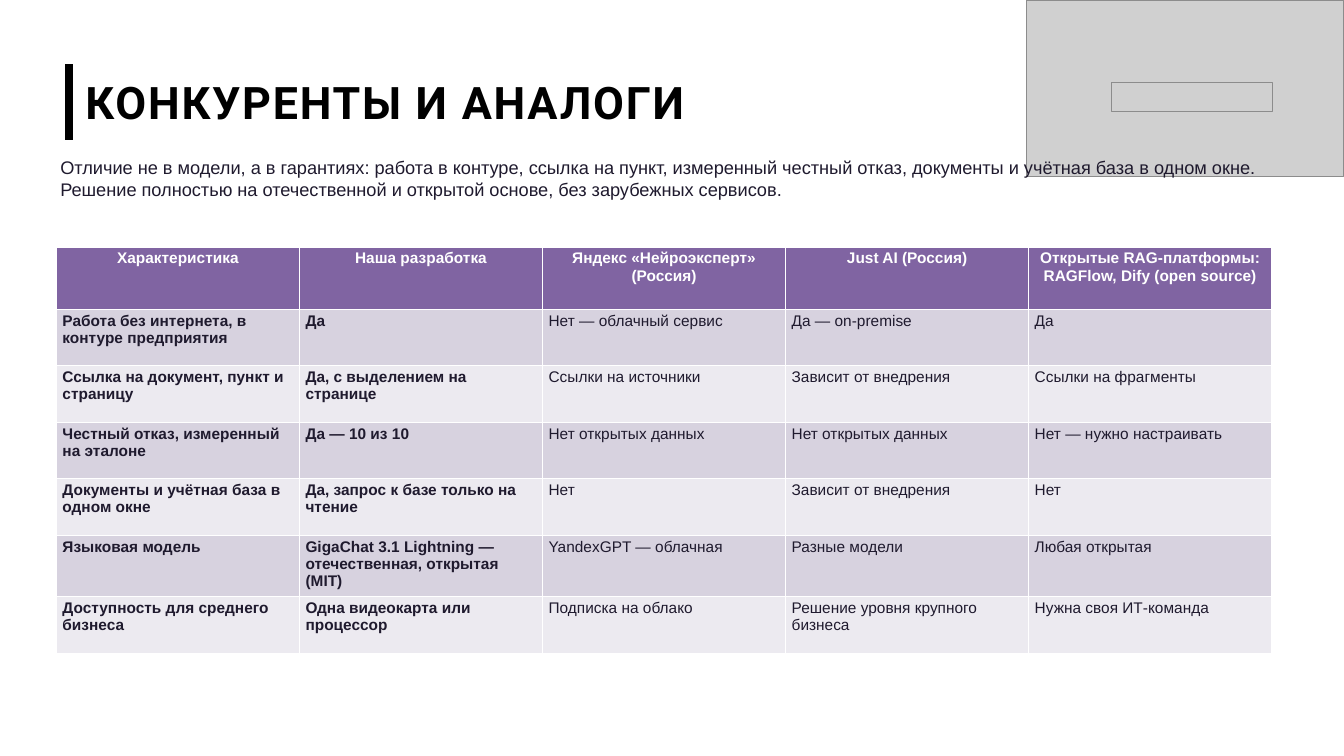
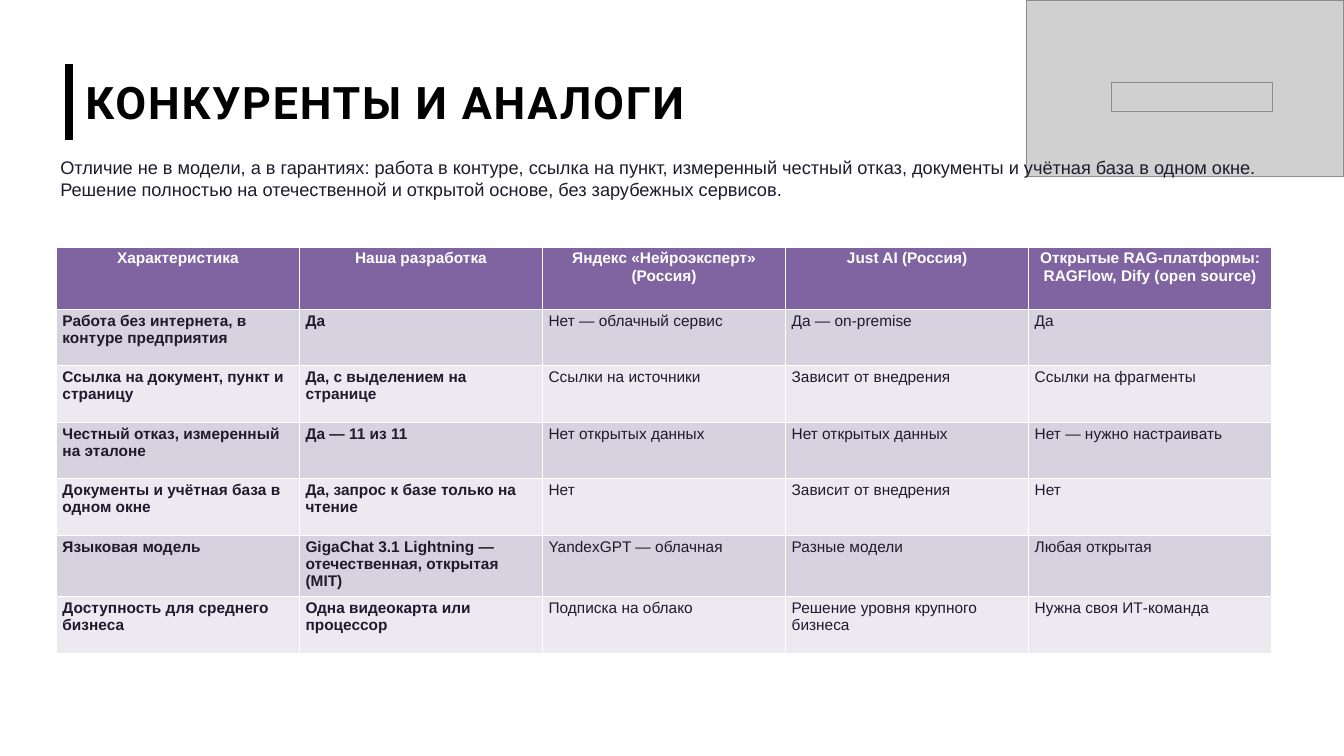
Before and after one commit to imaO0O/acselerator, a slide deck: slide 5 of docs/slides/prezentatsiya_chernovik.pptx. Drawn at 1344x756 pixels with LibreOffice and Linux fonts; fonts in the diff are those of the drawing; grey boxes stand for pictures; background and template pictures are left out. Boxes give left, top, right and bottom in pixels: in the first picture for what was removed or moved away, otherwise in the second. Text is boxed around its words. In the diff, an @@ line names an element or a change of style, - is before the commit and + after.

```diff
--- a/docs/slides/prezentatsiya_chernovik.pptx
+++ b/docs/slides/prezentatsiya_chernovik.pptx
@@ table at box(56, 247, 1271, 648) @@
-row 4, column 2: Да — 10 из 10
+row 4, column 2: Да — 11 из 11
```
Also in this commit, not shown: 4 other slides changed, 41 other files.
